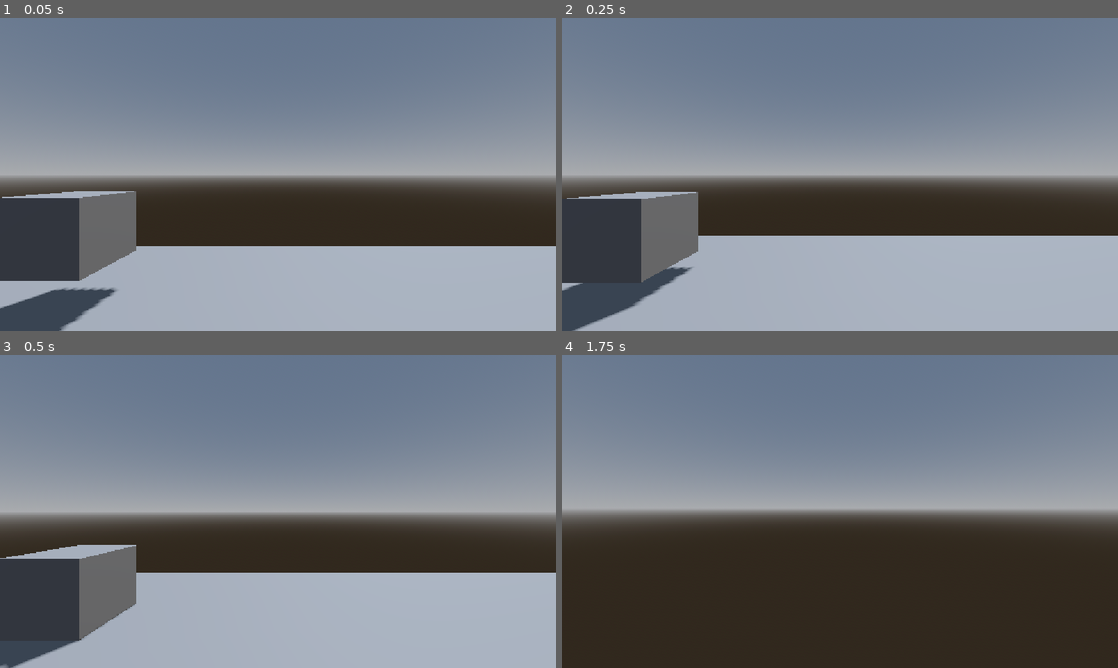
Above: before the commit, frames 1-4 (two rows, left to right).
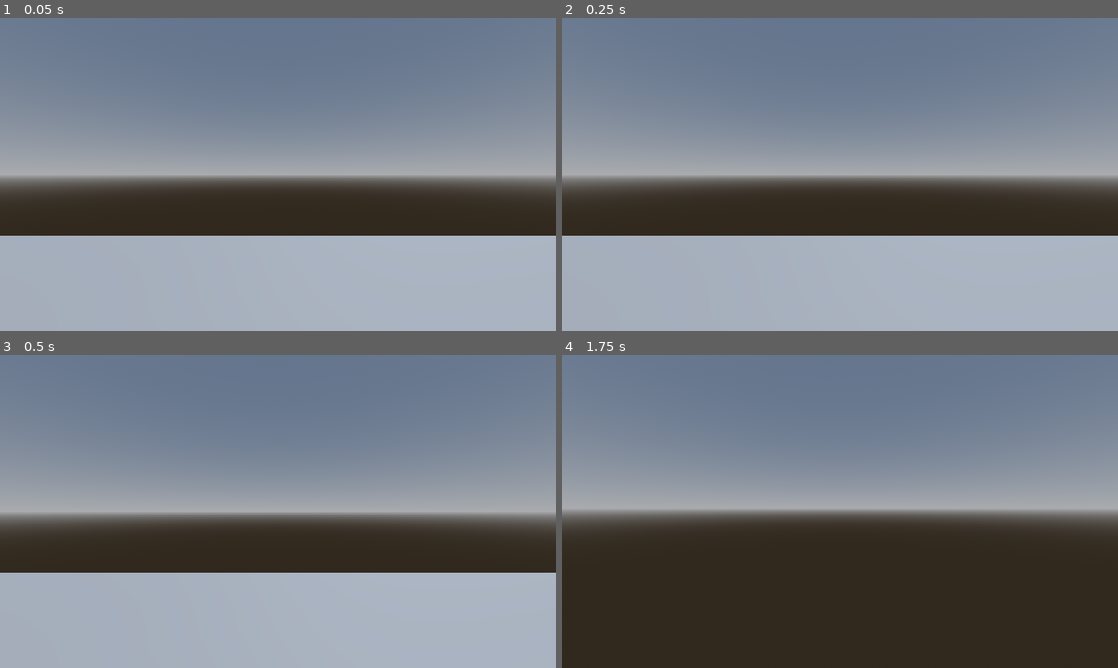
Above: after the commit, the same moments.

Repository: NBtheMC/PeeDACountdown
Game: Godot game, scene res://Scenes/interaction_test.tscn
Same seed, same stepped clock (60 frames per second), same inputs: the game is played once before the commit and once after it. This scene is started directly instead of the project's main scene.
Inputs (mouse positions are in pixels of both pictures, inside the frame that each line leads up to):
- Up to frame 1 (0.05 s): no input
- Up to frame 2 (0.25 s): no input
- Up to frame 3 (0.5 s): no input
- Up to frame 4 (1.75 s): tap Enter (ui_accept) at 0.5, 0.77, 1.52 s; move the mouse to (867, 511) at 0.52 s; hold W (up) from 0.53 s (still down); tap Q (drop) at 0.6 s; move the mouse to (812, 511) at 1.27 s; tap E (interact) at 1.35 s

The runs differ from the first frame. In frame 1, 11% of the frame differs, in the area x 0-100%, y 55-100%; in frame 2, 8.3%; in frame 3, 7.3%; in frame 4, nothing differs.

Commit message:
Update interaction_test.tscn

Diff:
--- a/pirate-panic/Scenes/interaction_test.tscn
+++ b/pirate-panic/Scenes/interaction_test.tscn
@@ -31,23 +31,23 @@
 environment = SubResource("Environment_hau2d")
 
 [node name="CSGBox3D" type="CSGBox3D" parent="." unique_id=1826098984]
-transform = Transform3D(1, 0, 0, 0, 1, 0, 0, 0, 1, 5.676655, -0.4995, 5.55587)
+transform = Transform3D(1, 0, 0, 0, 1, 0, 0, 0, 1, 5.677, 0, 5.556)
 use_collision = true
 size = Vector3(26.788216, 0.001, 21.478622)
 
 [node name="Player" parent="." unique_id=180760236 instance=ExtResource("1_3g2aj")]
-transform = Transform3D(1, 0, 0, 0, 1, 0, 0, 0, 1, 0, -0.2502519, 0)
 
-[node name="Box" type="RigidBody3D" parent="." unique_id=70962879]
-transform = Transform3D(1, 0, 0, 0, 1, 0, 0, 0, 1, -2.8966665, 0.54033566, -2.9508104)
-collision_layer = 3
+[node name="Box" type="StaticBody3D" parent="." unique_id=1469759460]
+transform = Transform3D(1, 0, 0, 0, 1, 0, 0, 0, 1, -3.24, 0.5, 0)
+collision_layer = 2
 script = ExtResource("2_3g2aj")
 
-[node name="MeshInstance3D" type="MeshInstance3D" parent="Box" unique_id=717409448]
-mesh = SubResource("BoxMesh_jvbdo")
+[node name="MeshInstance3D" type="MeshInstance3D" parent="Box" unique_id=2137329491]
+mesh = SubResource("BoxMesh_502px")
 
-[node name="CollisionShape3D" type="CollisionShape3D" parent="Box" unique_id=1885438376]
-shape = SubResource("BoxShape3D_kmt4r")
+[node name="CollisionShape3D" type="CollisionShape3D" parent="Box" unique_id=944457170]
+transform = Transform3D(0.5, 0, 0, 0, 0.5, 0, 0, 0, 0.5, 0, 0, 0)
+shape = SubResource("BoxShape3D_jvbdo")
 
 [node name="Interactable" parent="Box" unique_id=279760389 instance=ExtResource("2_u8qkv")]
 
Not shown: 1 places in pirate-panic/Scenes/interaction_test.tscn that only renumber resources
